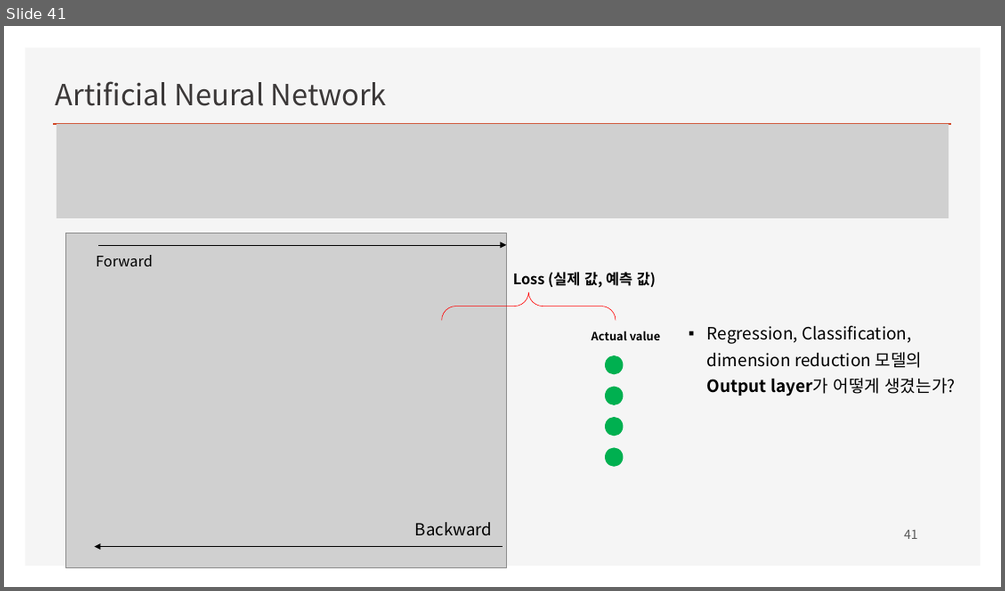
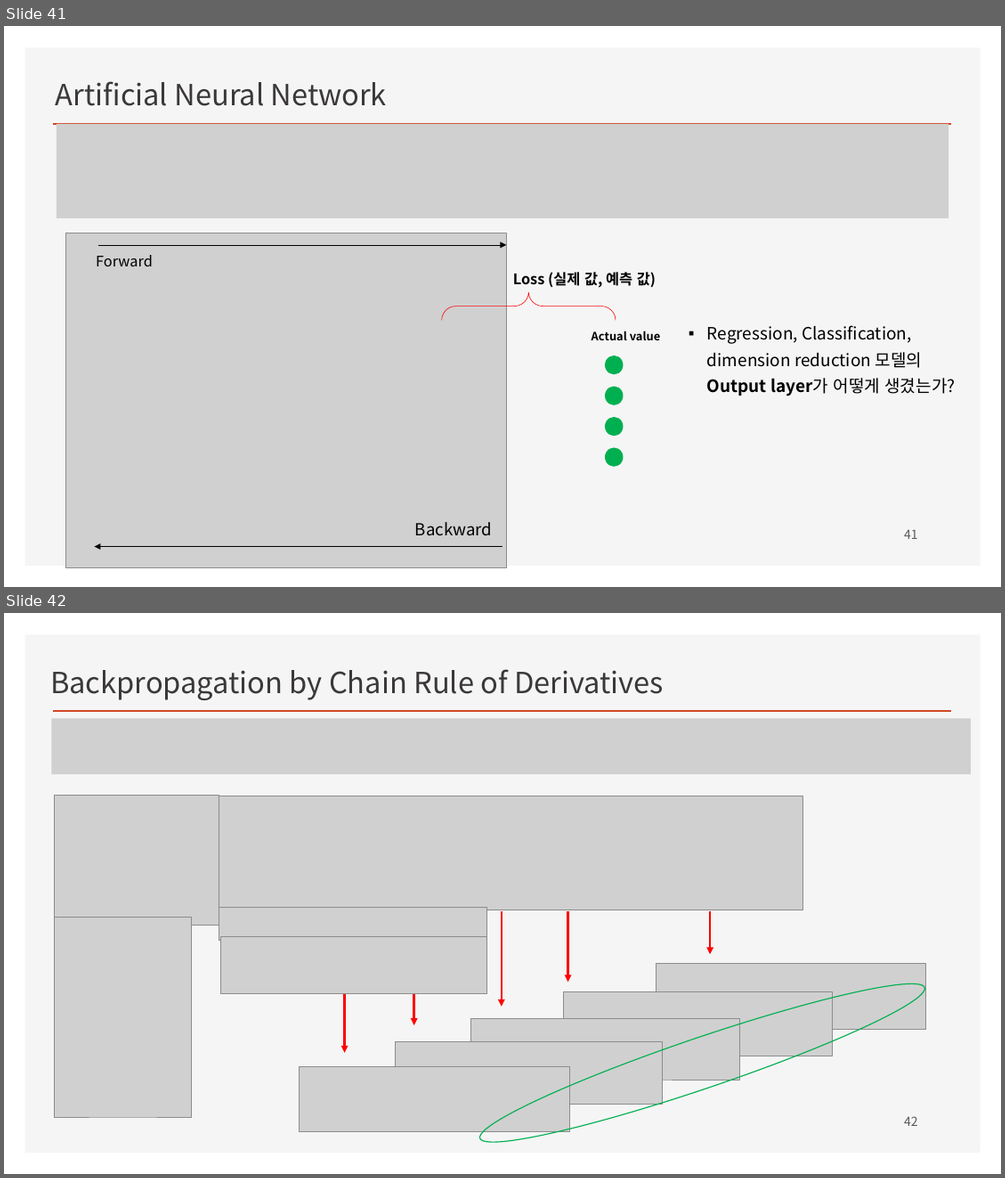
Before and after one commit to ancestor9/mathematics-for-machine-learning, a slide deck: Linear_Algebra/w4_Perceptron_Regression.pptx. Shown one above the other, each under a label of ours: slide 41 before the commit, slides 41 and 42 after it. The pictures are 1005x591 and 1005x1178 pixels, drawn with LibreOffice and Linux fonts; fonts in the diff are those of the drawing; grey boxes stand for pictures; background and template pictures are left out. Boxes give left, top, right and bottom in pixels: in the first picture for what was removed or moved away, otherwise in the second. Text is boxed around its words. In the diff, an @@ line names an element or a change of style, - is before the commit and + after.

```diff
--- a/Linear_Algebra/w4_Perceptron_Regression.pptx
+++ b/Linear_Algebra/w4_Perceptron_Regression.pptx
@@ slide 42 added at bbox=[4, 613, 1001, 1174], background #FFFFFF; not listed: 2 template elements that a slide beside it also shows @@
@@ text added at bbox=[50, 669, 663, 700], 28 pt, text #3B3838 @@
+Backpropagation by Chain Rule of Derivatives
@@ picture added at bbox=[52, 718, 971, 774] @@
@@ picture added at bbox=[55, 795, 219, 925] @@
@@ picture added at bbox=[219, 796, 803, 910] @@
@@ picture added at bbox=[55, 917, 191, 1117] @@
@@ picture added at bbox=[219, 908, 487, 940] @@
@@ arrow added from (344, 911) to (344, 1053), #FF0000 2.25 pt @@
@@ arrow added from (413, 911) to (413, 1025), #FF0000 2.25 pt @@
@@ arrow added from (502, 911) to (502, 1006), #FF0000 2.25 pt @@
@@ arrow added from (568, 911) to (568, 981), #FF0000 2.25 pt @@
@@ arrow added from (710, 911) to (710, 954), #FF0000 2.25 pt @@
@@ picture added at bbox=[221, 937, 487, 994] @@
@@ ellipse added at bbox=[472, 963, 933, 1162], outline #00B050 1 pt @@
@@ picture added at bbox=[656, 963, 925, 1030] @@
@@ picture added at bbox=[563, 991, 832, 1055] @@
@@ picture added at bbox=[470, 1018, 740, 1079] @@
@@ picture added at bbox=[299, 1066, 569, 1131] @@
@@ picture added at bbox=[395, 1041, 663, 1103] @@
@@ page number added at bbox=[904, 1116, 918, 1126], 12 pt, text #595959 @@
+42
```
Also in this commit, not shown: 1 slide changed.
